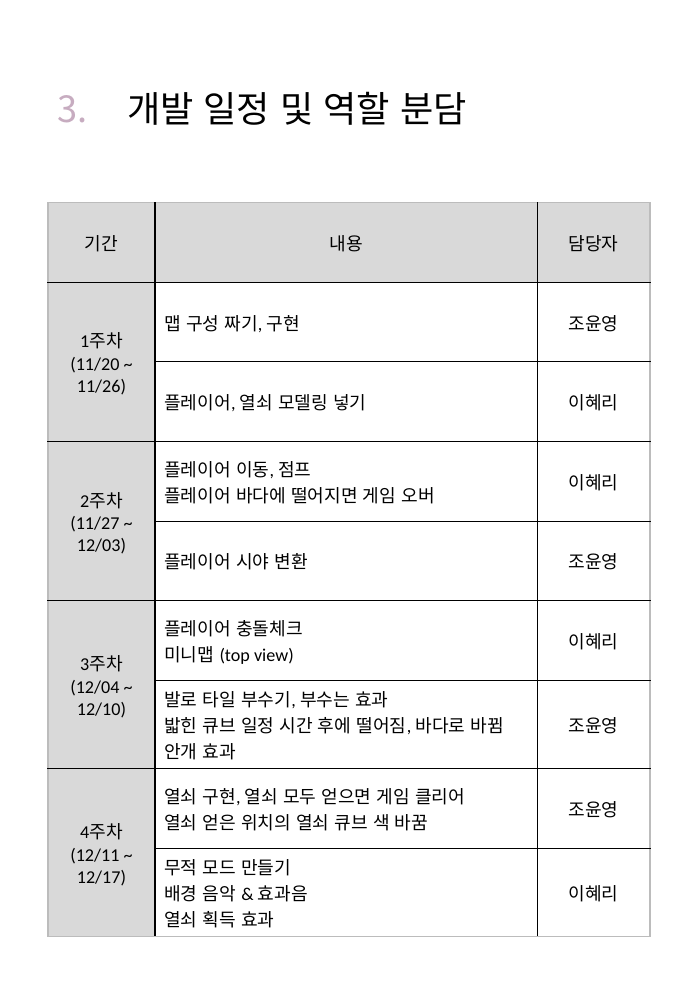
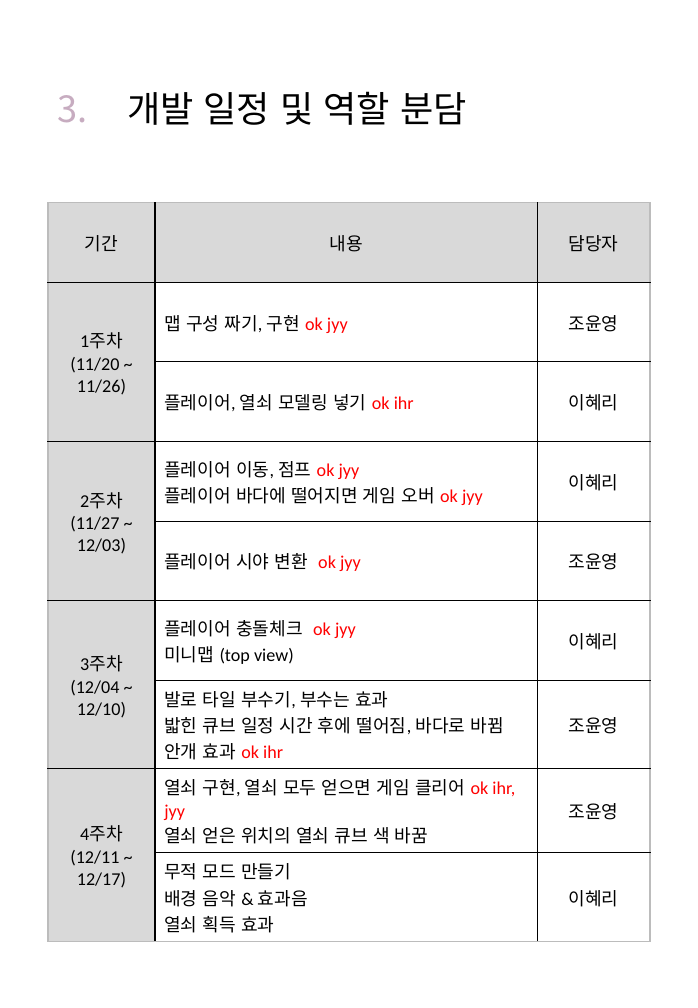
Before and after one commit to iop01447/2-2-ComputerGraphics-CUBE-ISLE, a slide deck: slide 5 of 컴그_기말프로젝트_제안서.pptx. Drawn at 698x1008 pixels with LibreOffice and Linux fonts; fonts in the diff are those of the drawing. Boxes give left, top, right and bottom in pixels: in the first picture for what was removed or moved away, otherwise in the second. Text is boxed around its words. In the diff, an @@ line names an element or a change of style, - is before the commit and + after.

```diff
--- a/컴그_기말프로젝트_제안서.pptx
+++ b/컴그_기말프로젝트_제안서.pptx
@@ table at [48,203,651,937] @@
-row 2, column 2: 맵 구성 짜기, 구현
+row 2, column 2: 맵 구성 짜기, 구현 ok jyy
-row 3, column 2: 플레이어, 열쇠 모델링 넣기
+row 3, column 2: 플레이어, 열쇠 모델링 넣기 ok ihr
-row 4, column 2: 플레이어 이동, 점프 / 플레이어 바다에 떨어지면 게임 오버
+row 4, column 2: 플레이어 이동, 점프 ok jyy / 플레이어 바다에 떨어지면 게임 오버 ok jyy
-row 5, column 2: 플레이어 시야 변환
+row 5, column 2: 플레이어 시야 변환 ok jyy
-row 6, column 2: 플레이어 충돌체크 / 미니맵 (top view)
+row 6, column 2: 플레이어 충돌체크 ok jyy / 미니맵 (top view)
-row 7, column 2: 발로 타일 부수기, 부수는 효과 / 밟힌 큐브 일정 시간 후에 떨어짐, 바다로 바뀜 / 안개 효과
+row 7, column 2: 발로 타일 부수기, 부수는 효과 / 밟힌 큐브 일정 시간 후에 떨어짐, 바다로 바뀜 / 안개 효과 ok ihr
-row 8, column 2: 열쇠 구현, 열쇠 모두 얻으면 게임 클리어 / 열쇠 얻은 위치의 열쇠 큐브 색 바꿈
+row 8, column 2: 열쇠 구현, 열쇠 모두 얻으면 게임 클리어 ok ihr, jyy / 열쇠 얻은 위치의 열쇠 큐브 색 바꿈
```
Also in this commit, not shown: 1 slide added.
